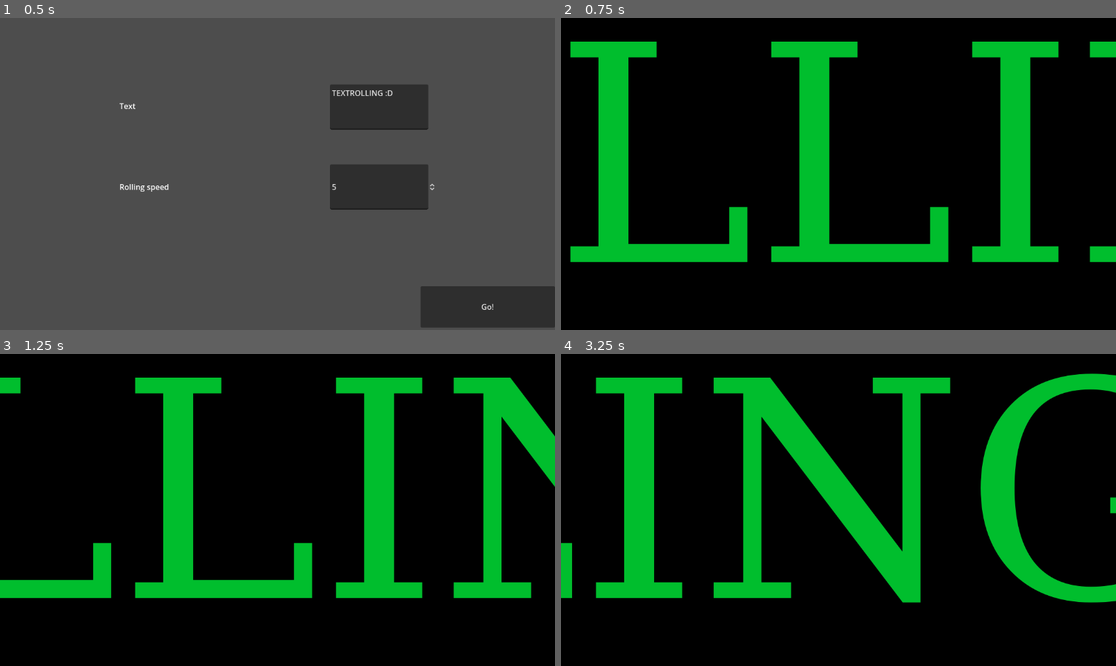
Above: before the commit, frames 1-4 (two rows, left to right).
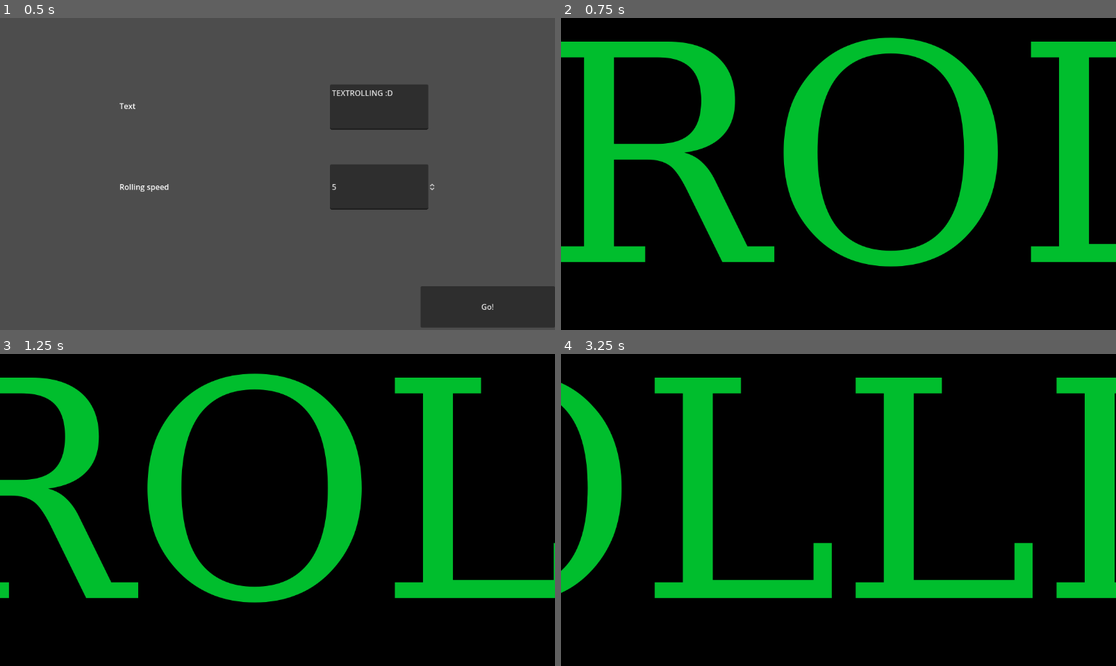
Above: after the commit, the same moments.

Repository: twaritwaikar/textrolling
Game: Godot game, scene res://menu.tscn
Same seed, same stepped clock (60 frames per second), same inputs: the game is played once before the commit and once after it.
Inputs:
- Up to frame 1 (0.5 s): no input
- Up to frame 2 (0.75 s): click "Go!" at 0.5 s
- Up to frame 3 (1.25 s): no input
- Up to frame 4 (3.25 s): no input

Frame 1 is identical in both runs. In frame 2, 26% of the frame differs, in the area x 0-100%, y 6-80%; in frame 3, 27%; in frame 4, 30%.

Commit message:
Functional build on PC

Diff:
--- a/presenter.gd
+++ b/presenter.gd
@@ -8,11 +8,12 @@
 	label.text = $"/root/State".get_rolling_text()
 	label.label_settings.font_size = get_viewport_rect().size.y - 20
 	#label.label_settings.font_size = $"/root/State".get_rolling_text_size()
+	_reset_text()
 
 func _reset_text():
-	label.position.x = get_viewport_rect().size.x + label.size.x
+	label.position.x = get_window().size.x
 
 func _process(delta):
 	label.position.x -= $"/root/State".get_rolling_speed() * delta / 0.016
-	if label.position.x < -label.size.x:
+	if label.position.x + label.size.x < 0:
 		_reset_text()
--- a/presenter.tscn
+++ b/presenter.tscn
@@ -330,10 +330,9 @@
 [node name="RollingLabel" type="Label" parent="."]
 anchors_preset = -1
 offset_top = 303.0
-offset_right = 393.0
+offset_right = 1.0
 offset_bottom = 344.0
 grow_horizontal = 2
 grow_vertical = 2
-text = "TEXTROLLING :D"
 label_settings = SubResource("LabelSettings_d4ve7")
 vertical_alignment = 1
--- a/project.godot
+++ b/project.godot
@@ -22,3 +22,4 @@
 [rendering]
 
 renderer/rendering_method="mobile"
+textures/vram_compression/import_etc2_astc=true
Not shown, added: export_presets.cfg
Not shown, changed: .gitignore
